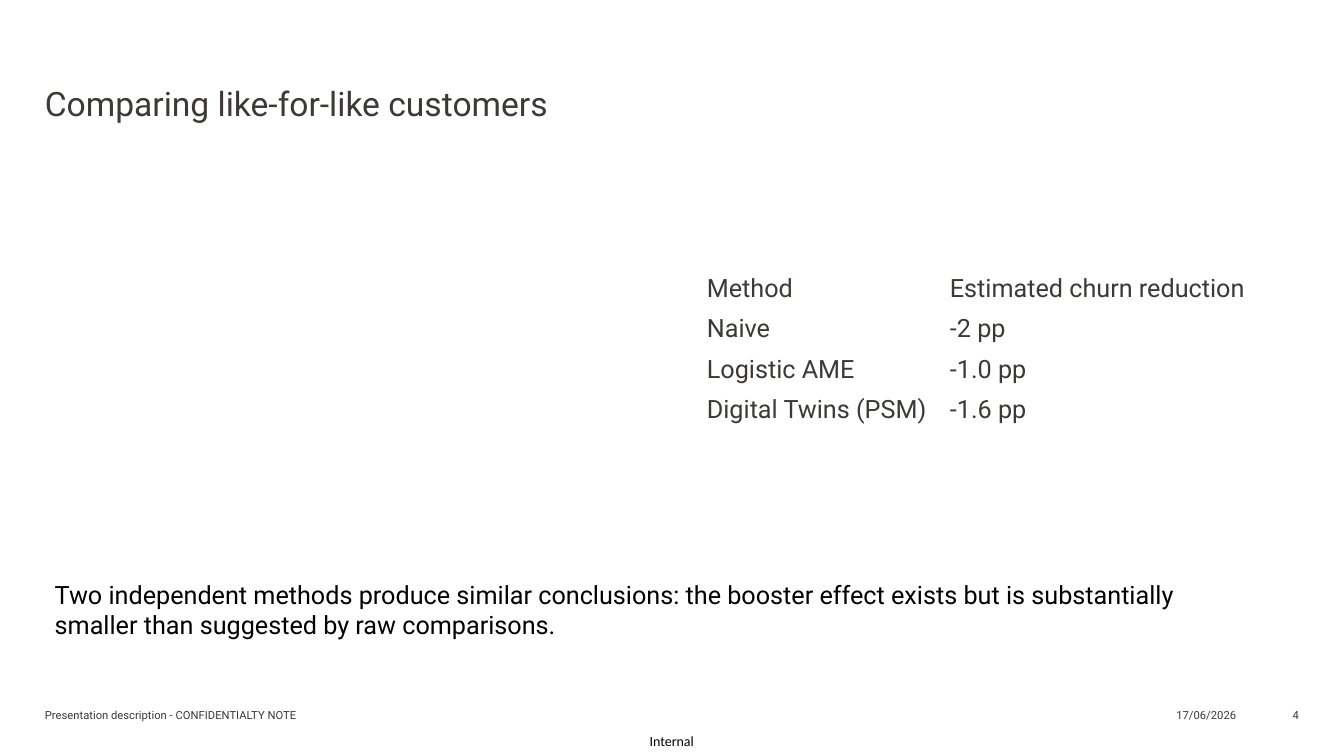
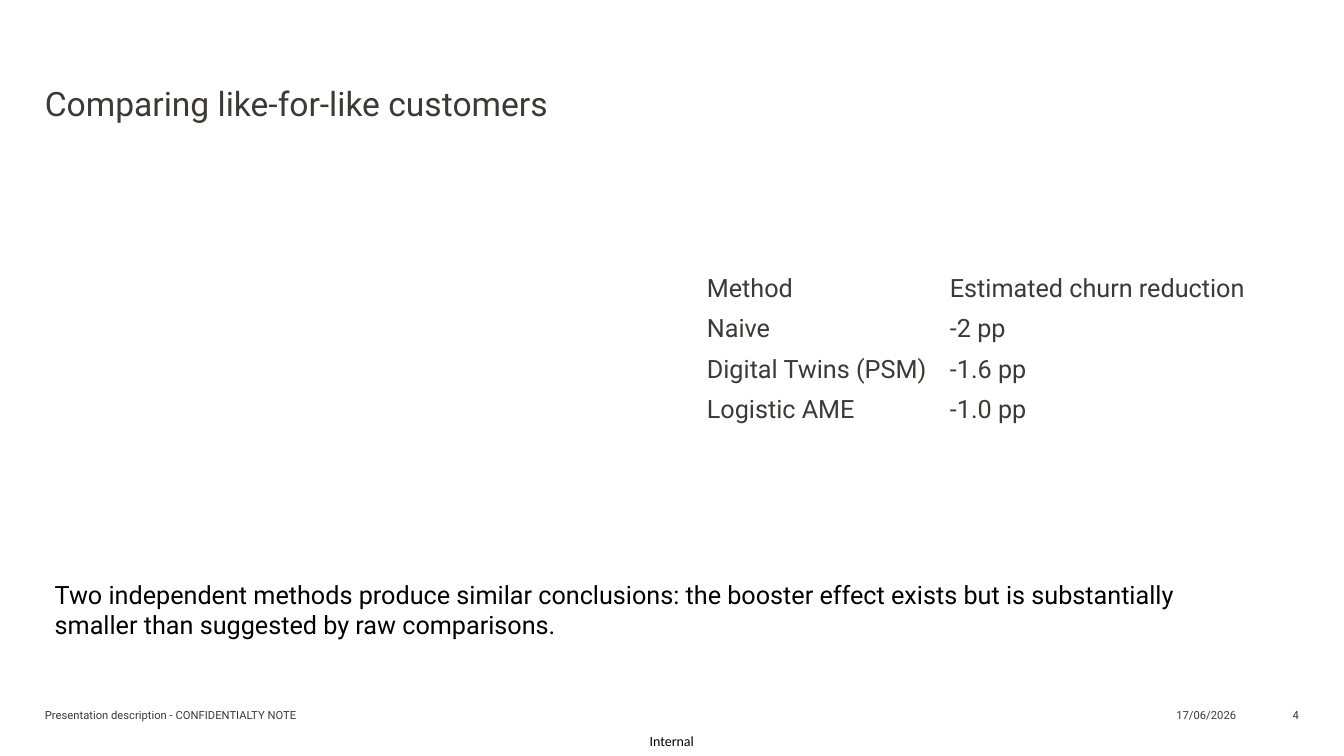
Before and after one commit to babenyshevs/sunrise, a slide deck: slide 4 of presentation_new.pptx. Drawn at 1344x756 pixels with LibreOffice and Linux fonts; fonts in the diff are those of the drawing; background and template pictures are left out. Boxes give left, top, right and bottom in pixels: in the first picture for what was removed or moved away, otherwise in the second. Text is boxed around its words. In the diff, an @@ line names an element or a change of style, - is before the commit and + after.

```diff
--- a/presentation_new.pptx
+++ b/presentation_new.pptx
@@ table at bbox=[697, 269, 1256, 431] @@
+row 3: Digital Twins (PSM) | -1.6 pp
-row 4: Digital Twins (PSM) | -1.6 pp
```
Also in this commit, not shown: 2 other slides changed, 3 other files.
